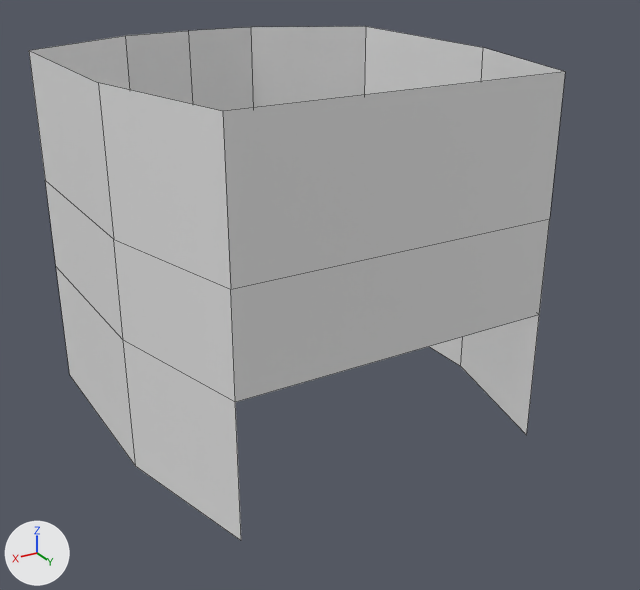
Renders of the OBJ model assets/cockpit/room_walls.obj from each side of a commit.
Rendered twice from a 50 mm lens placed at (109.5, 203.0, 80.2), pointed at (-5.6, 11.2, -15.7). The axes (+X, +Y, +Z) are drawn at lower left. The lights are the same throughout. Mesh edges are drawn as thin lines. Where no turn or scale is listed for an object, it has been applied to the vertices.

Names of what the first picture shows: 'room_walls'.
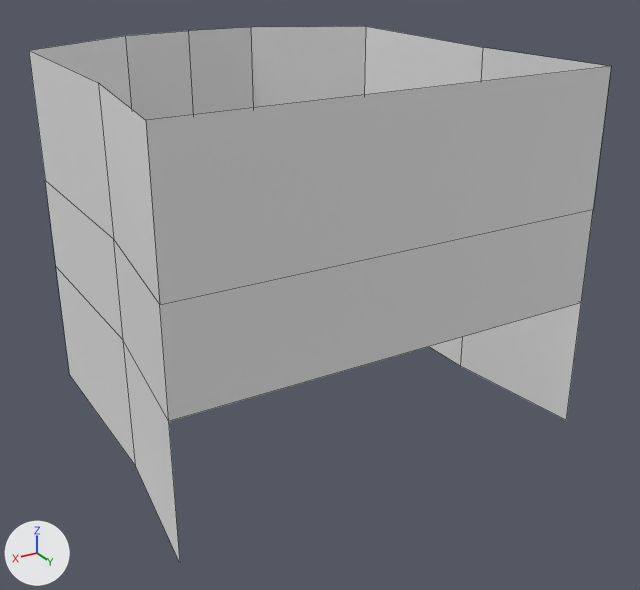
Location of each change, (x1, y1, x2, y2) in pixels of the pictures (640 x 590 px; the box of a moved part takes in the faces that stretch with it):
'room_walls', reshaped (9% wider)
    before: (29, 26, 565, 540)
    after: (29, 26, 611, 563)
part 1 of me_room_walls, moved or reshaped
    before: (98, 48, 565, 540)
    after: (98, 48, 611, 563)

The edits, one by one:
me_room_walls has 36 vertices, 26 faces and spans x -52.4..52.4, y -57.1..57.1, z -47.7..47.7.
me_room_walls is used by ob_room_walls; location (0.0, 0.0, 0.0).
Before the commit, vertices of me_room_walls: 0 (-42.3, 57.1, -47.7) at pixel (526, 435), 1 (42.3, 57.1, -47.7) at pixel (241, 540), 2 (-42.3, 57.1, 47.7) at pixel (565, 71), 3 (42.3, 57.1, 47.7) at pixel (222, 111), 18 (-42.3, 57.1, -12.3) at pixel (539, 314).
Before the commit, vertices of me_room_walls: 19 (42.3, 57.1, -12.3) at pixel (235, 402), 30 (42.3, 57.1, 13.0) at pixel (230, 289), 31 (-42.3, 57.1, 13.0) at pixel (549, 218).
Part 1, on me_room_walls:
Vertices 0, 2, 18, 31 of me_room_walls move by (-14.6, 0.0, 0.0).
Vertices 1, 3, 19, 30 of me_room_walls move by (14.6, 0.0, 0.0).
